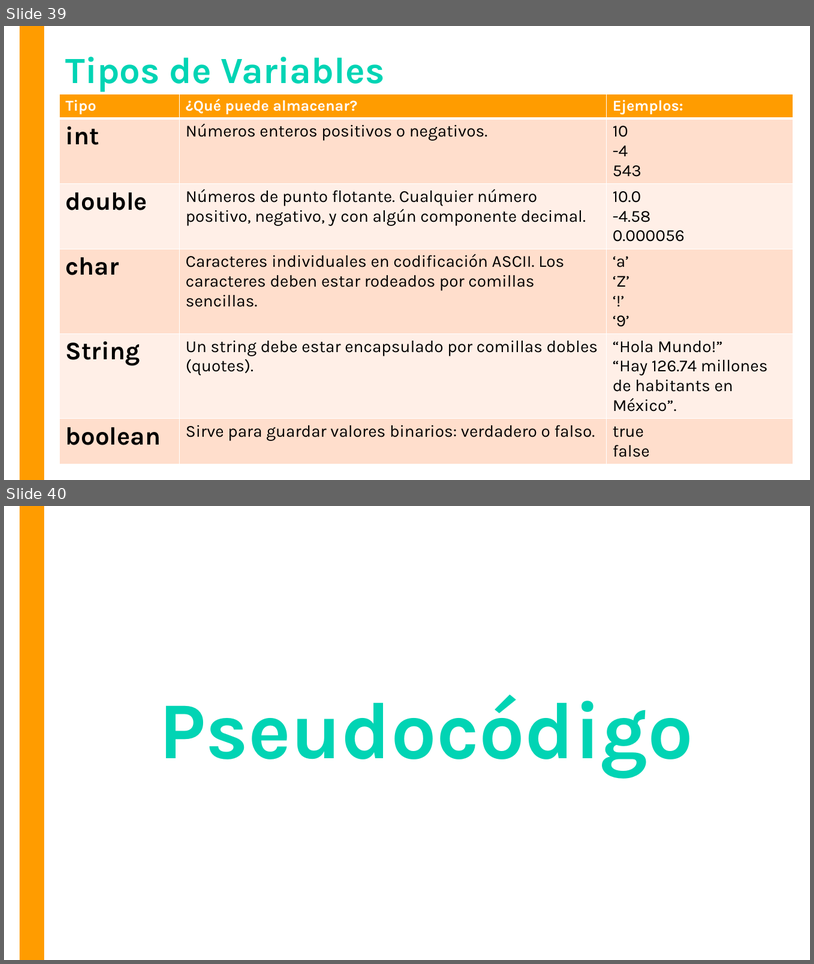
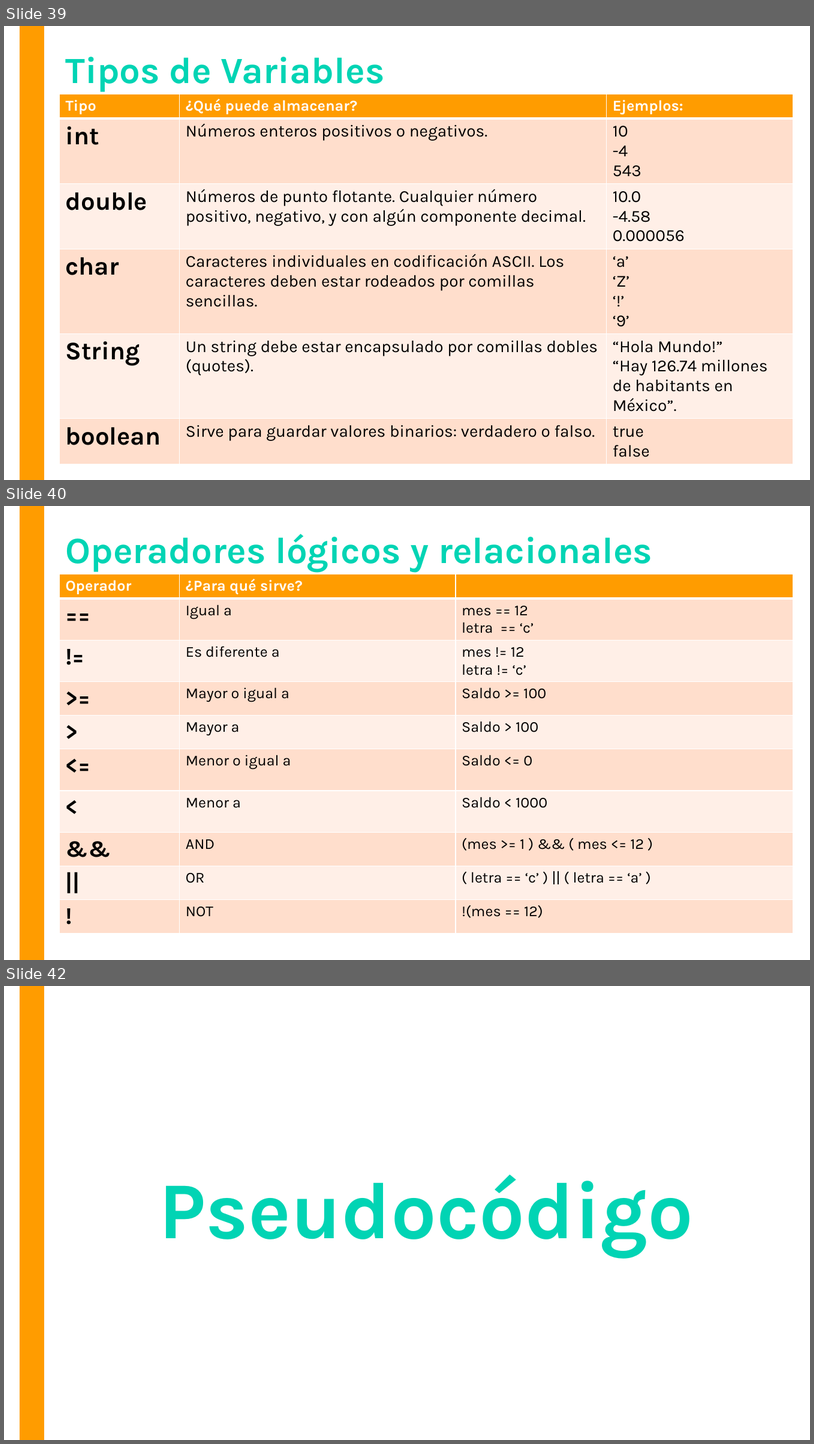
Before and after one commit to OMardil/INFO1_MOD4-Intro-a-Java, a slide deck: 01 Presentacion/INFO1_MOD4-Algoritmos_y_Diagramas.pptx. Shown one above the other, each under a label of ours: slides 39 and 40 before the commit, slides 39, 40 and 42 after it; the slides between them are not shown. The pictures are 814x964 and 814x1444 pixels, drawn with LibreOffice and Linux fonts; fonts in the diff are those of the drawing. Boxes give left, top, right and bottom in pixels: in the first picture for what was removed or moved away, otherwise in the second. Text is boxed around its words. In the diff, an @@ line names an element or a change of style, - is before the commit and + after.

```diff
--- a/01 Presentacion/INFO1_MOD4-Algoritmos_y_Diagramas.pptx
+++ b/01 Presentacion/INFO1_MOD4-Algoritmos_y_Diagramas.pptx
@@ slide 40 added at [4, 506, 810, 960], background #FFFFFF; not listed: 1 template element that a slide beside it also shows @@
@@ title added at [65, 534, 653, 572], 44 pt, text #01D4B4, bold @@
+Operadores lógicos y relacionales
@@ table added at [60, 574, 794, 939], 10 rows, 3 columns @@
+Operador | ¿Para qué sirve? | 
+== | Igual a | mes == 12 / letra == ‘c’
+!= | Es diferente a | mes != 12 / letra != ‘c’
+>= | Mayor o igual a | Saldo >= 100
+> | Mayor a | Saldo > 100
+<= | Menor o igual a | Saldo <= 0
+< | Menor a | Saldo < 1000
+&& | AND | (mes >= 1 ) && ( mes <= 12 )
+|| | OR | ( letra == ‘c’ ) || ( letra == ‘a’ )
+! | NOT | !(mes == 12)
@@ what was slide 40 is now slide 42 @@
```
Also in this commit, not shown: 1 slide changed, 1 other slide added, 1 slide removed.
